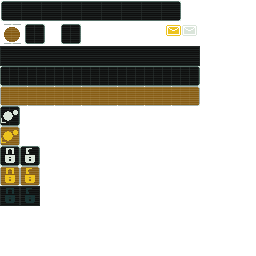
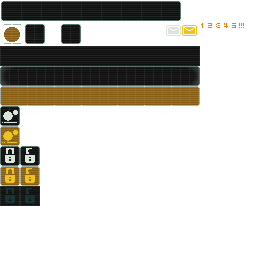
Two versions of the same layered image (256 x 256). Layer-by-layer changes:
painted on "Layer #9" over left=1, top=23, right=244, bottom=143
added layer "Layer #10" (30%) above "Layer #8" over left=1, top=35, right=199, bottom=114
